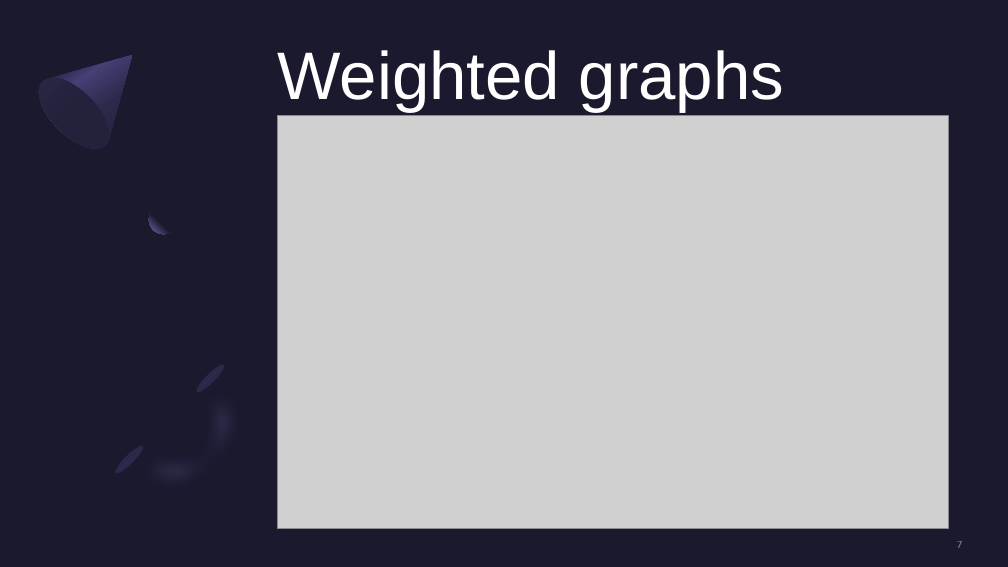
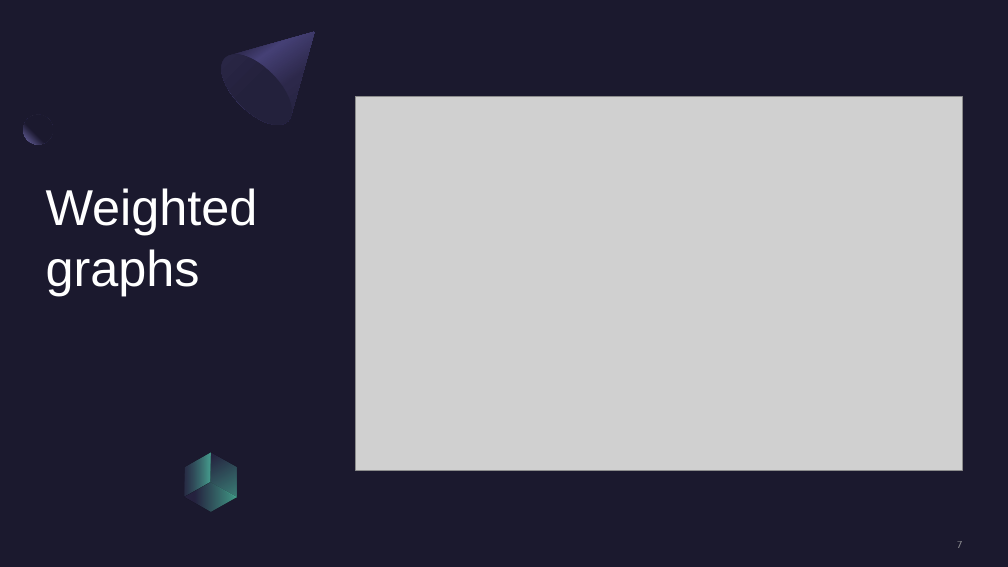
Before and after one commit to aerubianoma/Codification-theory, a slide deck: slide 7 of Final-project/Signal processing using graphs.pptx. Drawn at 1008x567 pixels with LibreOffice and Linux fonts; fonts in the diff are those of the drawing; grey boxes stand for pictures. Boxes give left, top, right and bottom in pixels: in the first picture for what was removed or moved away, otherwise in the second. Text is boxed around its words. In the diff, an @@ line names an element or a change of style, - is before the commit and + after.

```diff
--- a/Final-project/Signal processing using graphs.pptx
+++ b/Final-project/Signal processing using graphs.pptx
@@ rectangle added at [0, 0, 1008, 567], fill #1B192E @@
@@ freeform shape removed at [27, 24, 164, 161] @@
@@ freeform shape added at [209, 0, 346, 137], fill gradient #2C284A to #454075 to #1B192E @@
@@ title "Weighted graphs": place and size @@
-title "Weighted graphs" at [278, 50, 784, 112]
+title "Weighted graphs" at [46, 188, 258, 296]
@@ title "Weighted graphs" at [46, 188, 258, 296]: size 64 to 48 pt; vertical alignment top to bottom @@
@@ ellipse added at [209, 43, 304, 137], fill gradient #23213C to #2C284A @@
@@ ellipse removed at [27, 66, 122, 161] @@
@@ ellipse added at [23, 115, 53, 144], fill gradient #1B192E to #7771B2 @@
@@ picture: place and size @@
-picture at [278, 116, 948, 529]
+picture at [355, 97, 963, 470]
@@ ellipse removed at [149, 204, 178, 234] @@
@@ group removed at [107, 355, 280, 528]: 2 freeform shapes, 2 ellipses @@
@@ freeform shape added at [198, 445, 250, 505], fill gradient #2C284A to #5BEFC1 @@
@@ freeform shape added at [172, 453, 223, 497], fill gradient #2C284A to #5BEFC1 @@
@@ freeform shape added at [185, 475, 237, 519], fill gradient #2C284A to #5BEFC1 @@
```
Also in this commit, not shown: 6 other slides changed, 10 slides added.
